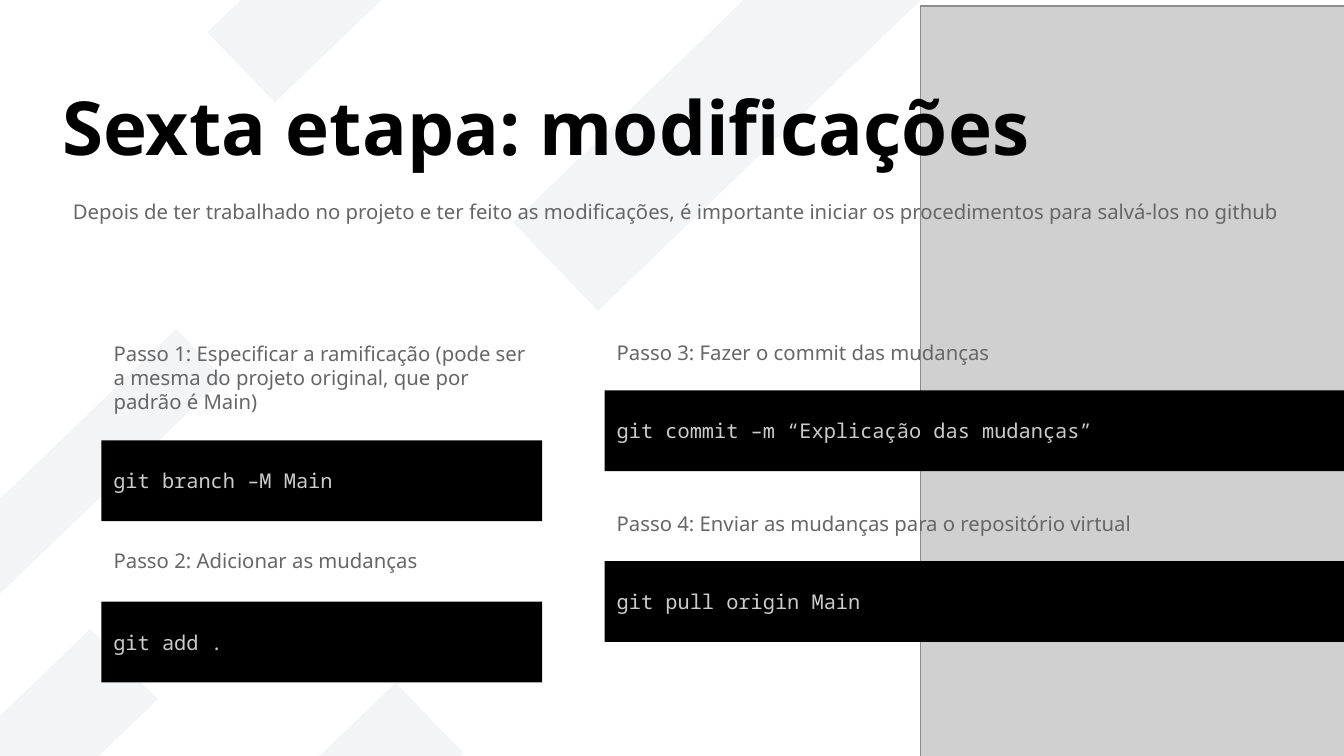
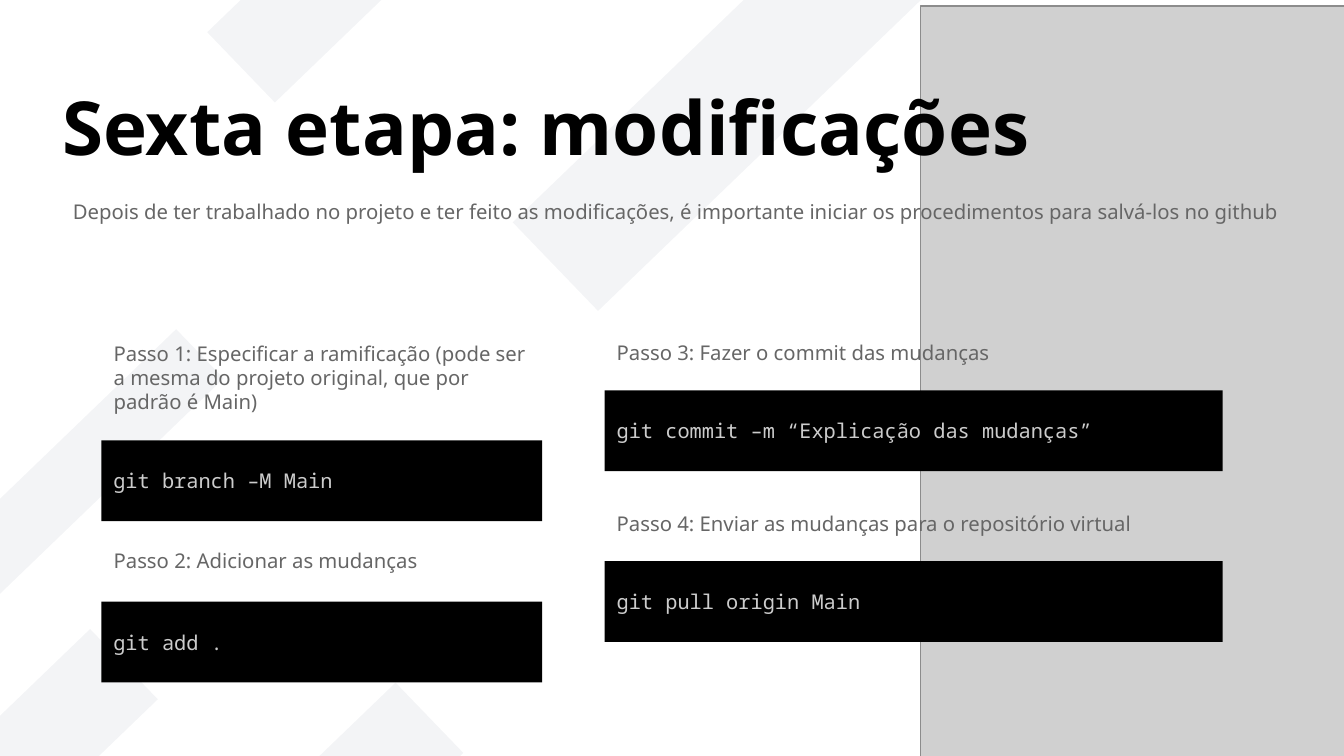
Before and after one commit to LORENZOCIRCELLI/Course-GitHubMasterclass, a slide deck: slide 14 of Apresentação/Git e Github.pptx. Drawn at 1344x756 pixels with LibreOffice and Linux fonts; fonts in the diff are those of the drawing; grey boxes stand for pictures. Boxes give left, top, right and bottom in pixels: in the first picture for what was removed or moved away, otherwise in the second. Text is boxed around its words. In the diff, an @@ line names an element or a change of style, - is before the commit and + after.

```diff
--- a/Apresentação/Git e Github.pptx
+++ b/Apresentação/Git e Github.pptx
@@ rectangle "git commit –m “Explicação das ...": place and size @@
-rectangle "git commit –m “Explicação das ..." at (605,390,1344,471)
+rectangle "git commit –m “Explicação das ..." at (605,390,1223,471)
@@ rectangle "git pull origin Main": place and size @@
-rectangle "git pull origin Main" at (605,561,1344,642)
+rectangle "git pull origin Main" at (605,561,1223,642)
```
Also in this commit, not shown: 3 other slides changed.
